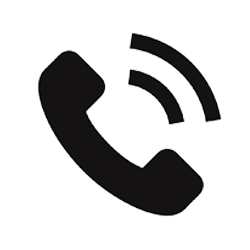
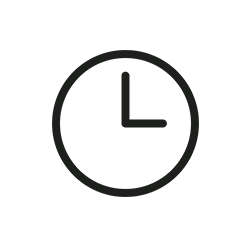
Before/after of a w=250, h=250 layered artwork. What changed in the layer stack:
added layer "109613" above "Layer 5" over <box>52,50,199,197</box>
hid "Layer 2" over <box>37,32,222,217</box>
